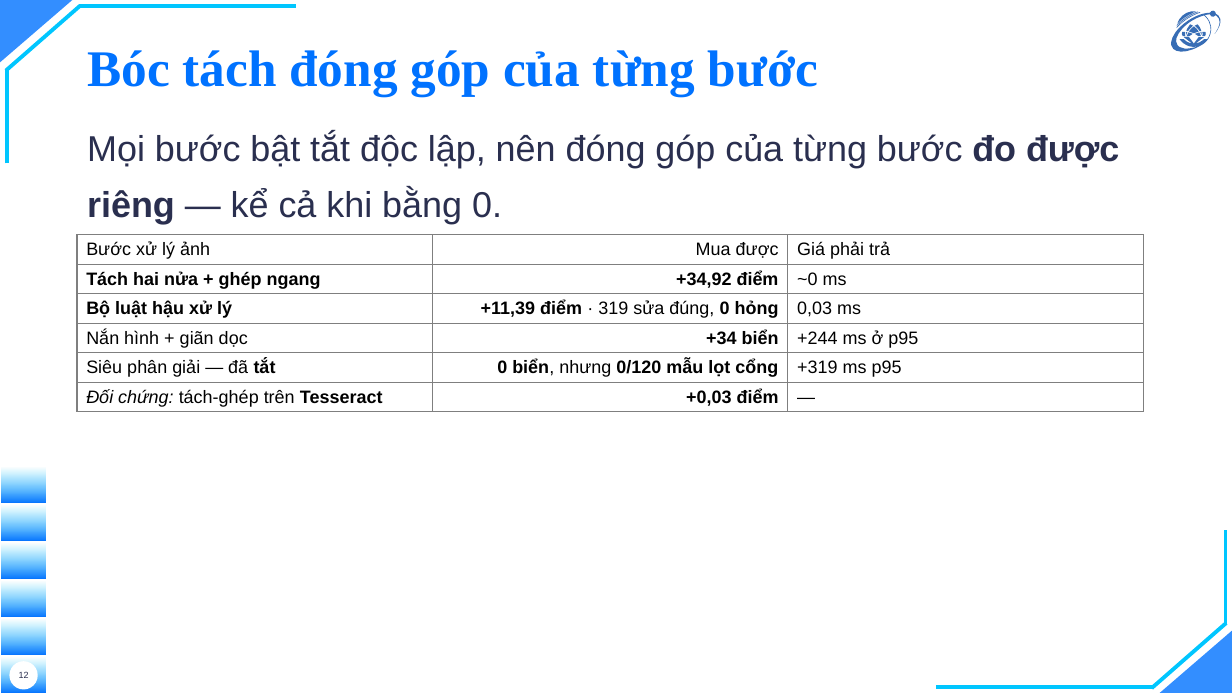
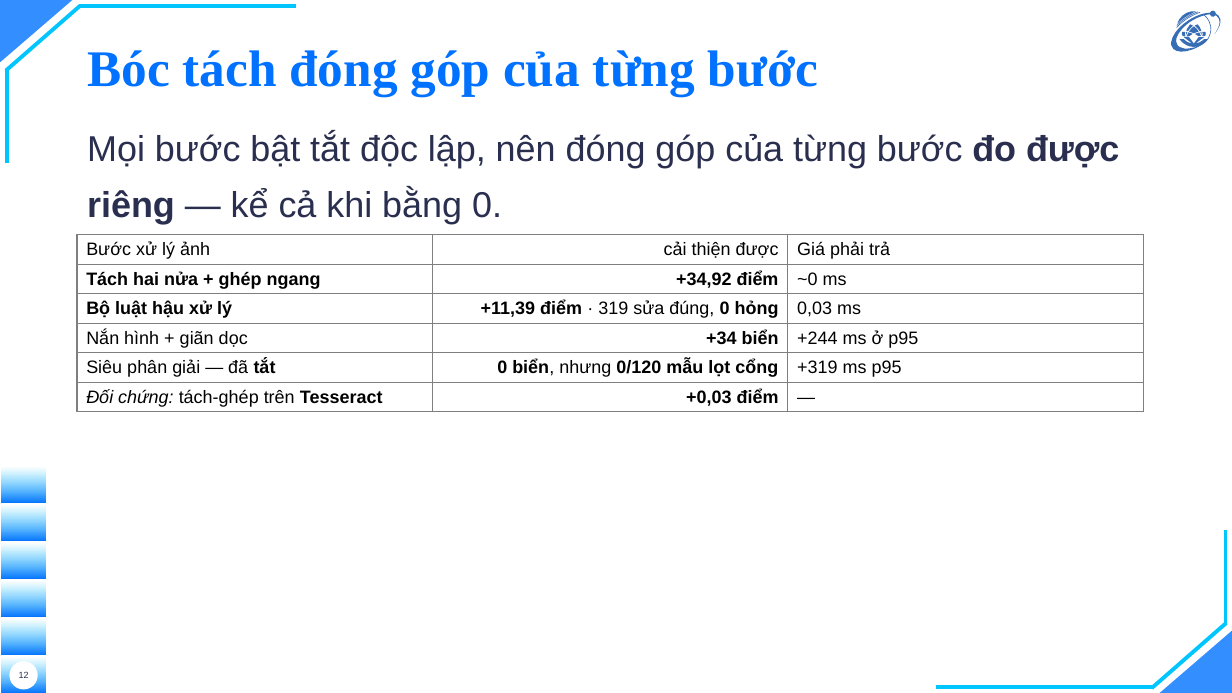
Before and after one commit to hieunguyen2604/alpr-do-an-mon-hoc, a slide deck: slide 12 of docs/slides/12-slides-mon-hoc.pptx. Drawn at 1232x693 pixels with LibreOffice and Linux fonts; fonts in the diff are those of the drawing; background and template pictures are left out. Boxes give left, top, right and bottom in pixels: in the first picture for what was removed or moved away, otherwise in the second. Text is boxed around its words. In the diff, an @@ line names an element or a change of style, - is before the commit and + after.

```diff
--- a/docs/slides/12-slides-mon-hoc.pptx
+++ b/docs/slides/12-slides-mon-hoc.pptx
@@ table at (77,235,1144,624) @@
-row 1, column 2: Mua được
+row 1, column 2: cải thiện được
```
Also in this commit, not shown: 6 other slides changed, 17 other files.
